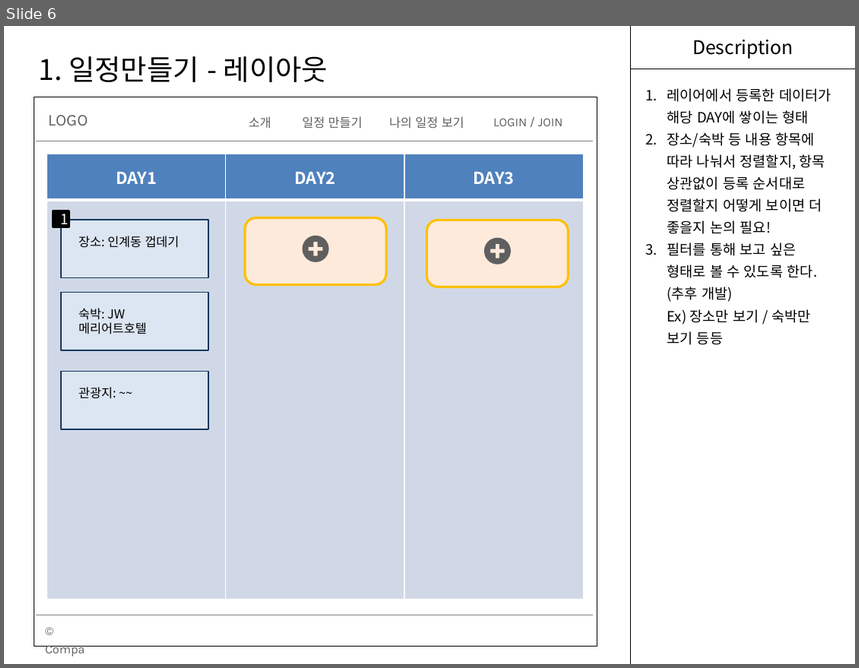
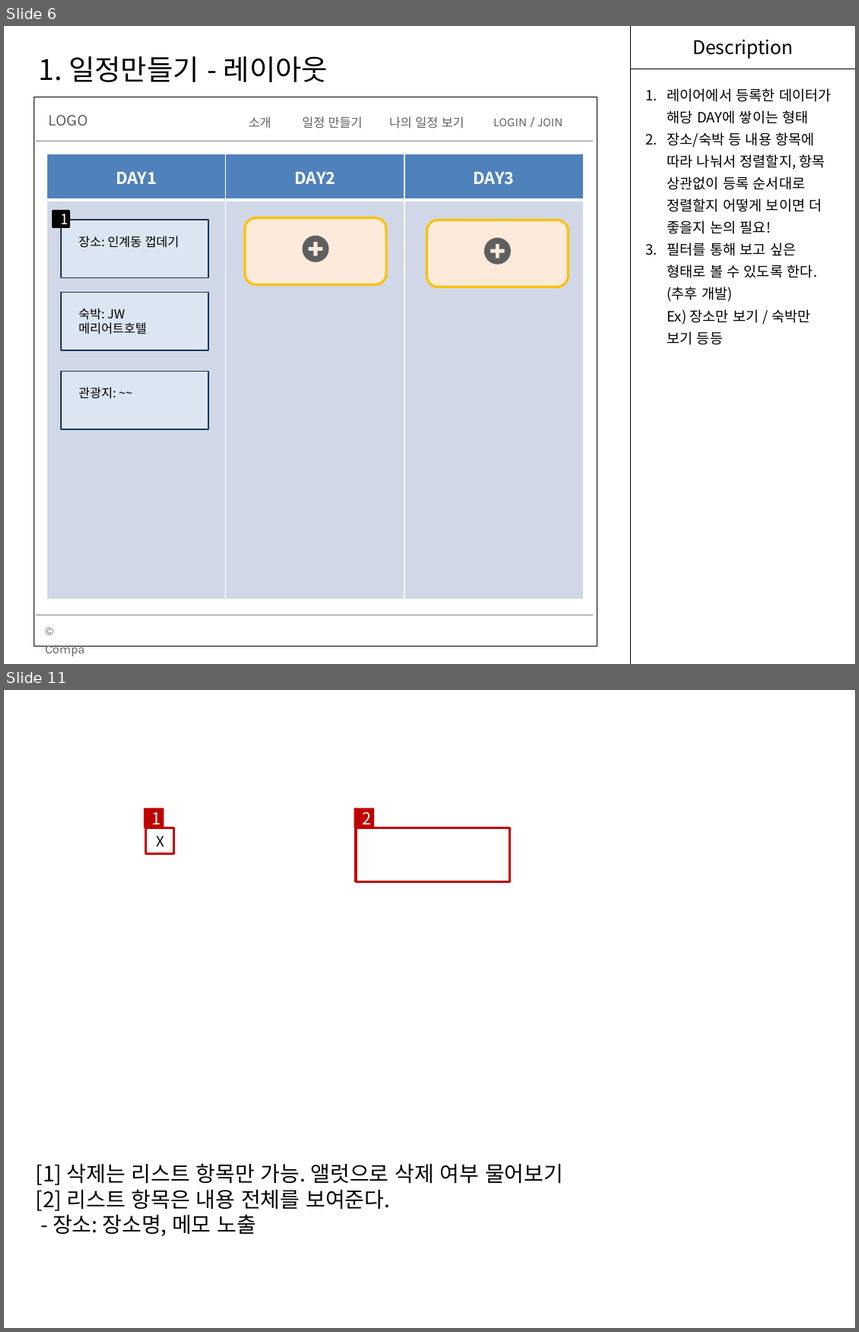
Before and after one commit to Devfarm-study/Toy-Project, a slide deck: MJ/12.일정짜기.pptx. Shown one above the other, each under a label of ours: slide 6 before the commit, slides 6 and 11 after it; the slides between them are not shown. The pictures are 859x668 and 859x1332 pixels, drawn with LibreOffice and Linux fonts; fonts in the diff are those of the drawing; background and template pictures are left out. Boxes give left, top, right and bottom in pixels: in the first picture for what was removed or moved away, otherwise in the second. Text is boxed around its words. In the diff, an @@ line names an element or a change of style, - is before the commit and + after.

```diff
--- a/MJ/12.일정짜기.pptx
+++ b/MJ/12.일정짜기.pptx
@@ slide 11 added at box(4, 690, 855, 1328), background picture (left out) @@
@@ rectangle added at box(144, 809, 164, 829), fill #C00000, 14 pt, text #FFFFFF @@
+1
@@ rectangle added at box(354, 809, 374, 829), fill #C00000, 14 pt, text #FFFFFF @@
+2
@@ rectangle added at box(145, 828, 173, 853), outline #C00000 2 pt @@
@@ text added at box(157, 836, 165, 847), 12 pt, text #000000 @@
+X
@@ rectangle added at box(356, 828, 509, 882), outline #C00000 2 pt @@
@@ text added at box(36, 1163, 563, 1236), 18 pt, text #000000 @@
+[1] 삭제는 리스트 항목만 가능. 앨럿으로 삭제 여부 물어보기
+[2] 리스트 항목은 내용 전체를 보여준다.
+- 장소: 장소명, 메모 노출
```
Also in this commit, not shown: 4 other slides added, 2 other files.
